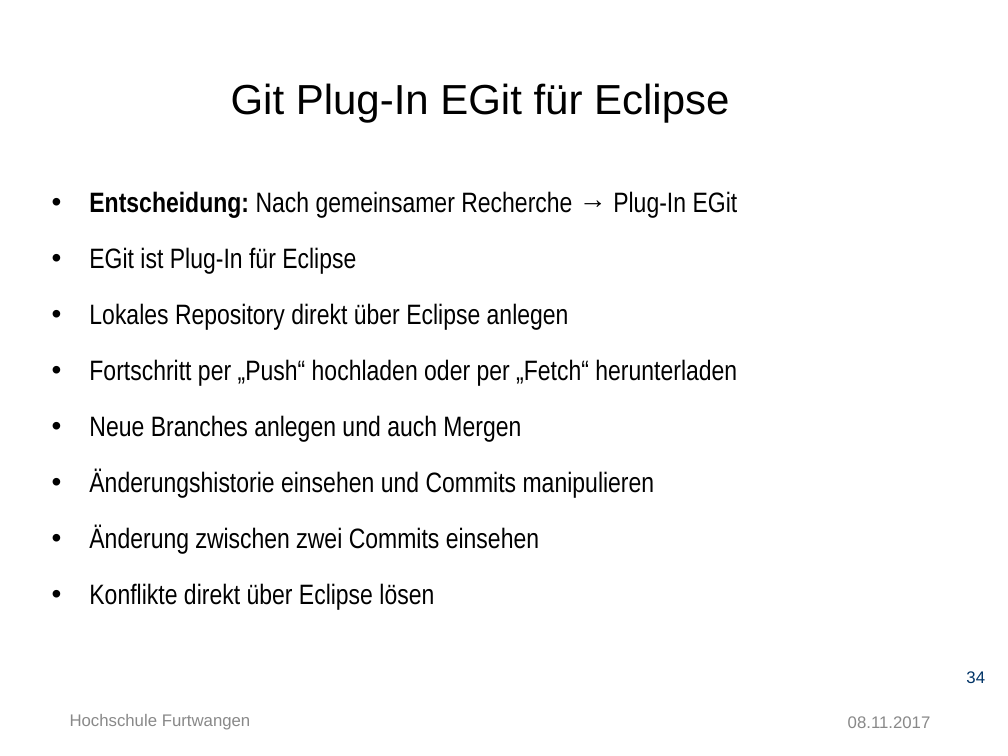
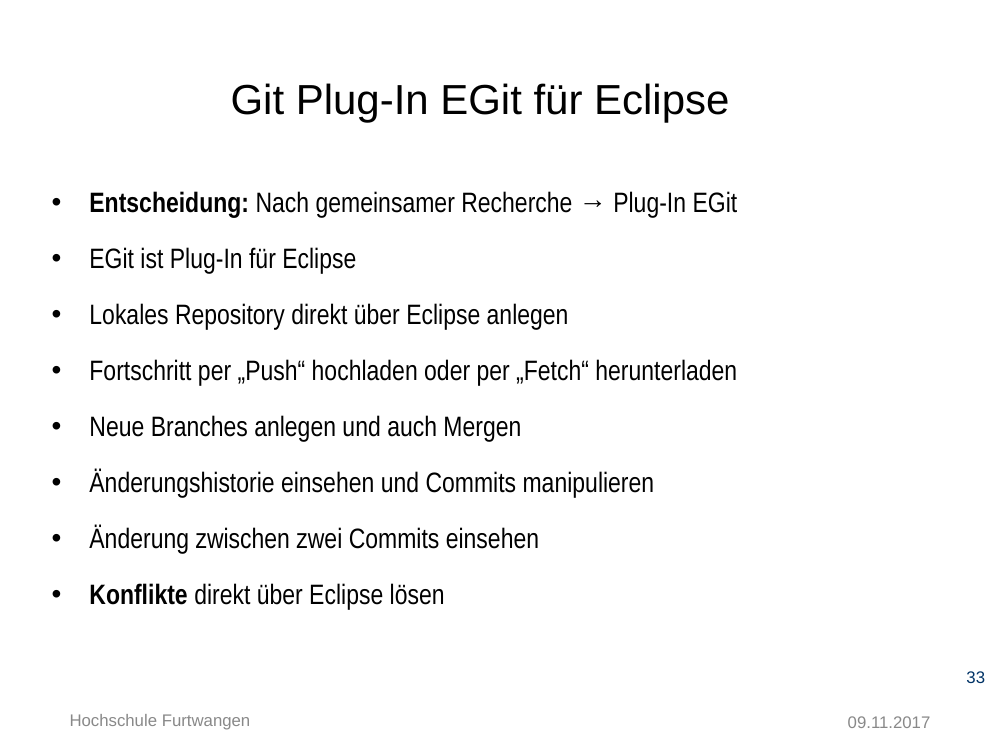
Before and after one commit to Ertugrul-Furtwangen/Erti, a slide deck: slide 33 of Thesis-Präsentation.pptx (slide 34 before the commit). Drawn at 1008x756 pixels with LibreOffice and Linux fonts; fonts in the diff are those of the drawing; background and template pictures are left out. Boxes give left, top, right and bottom in pixels: in the first picture for what was removed or moved away, otherwise in the second. Text is boxed around its words. In the diff, an @@ line names an element or a change of style, - is before the commit and + after.

```diff
--- a/Thesis-Präsentation.pptx
+++ b/Thesis-Präsentation.pptx
@@ text at <box>89,583,445,610</box>: bold on in "Konflikte" @@
@@ page number at <box>966,671,985,683</box>: text changed @@
-34
+33
@@ text at <box>848,716,931,728</box>: text changed @@
-08.11.2017
+09.11.2017
```
Also in this commit, not shown: 39 other slides changed, 3 slides added, 2 slides removed.
